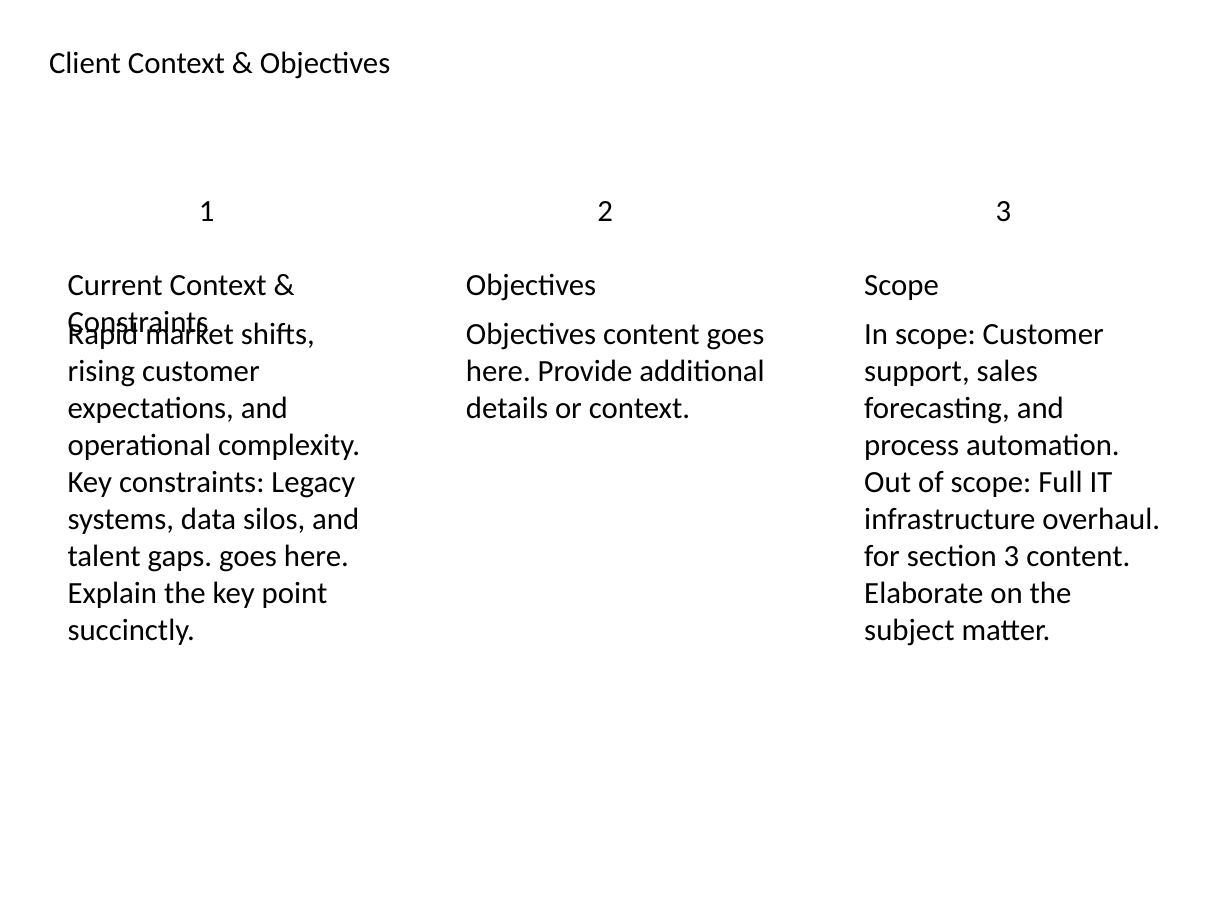
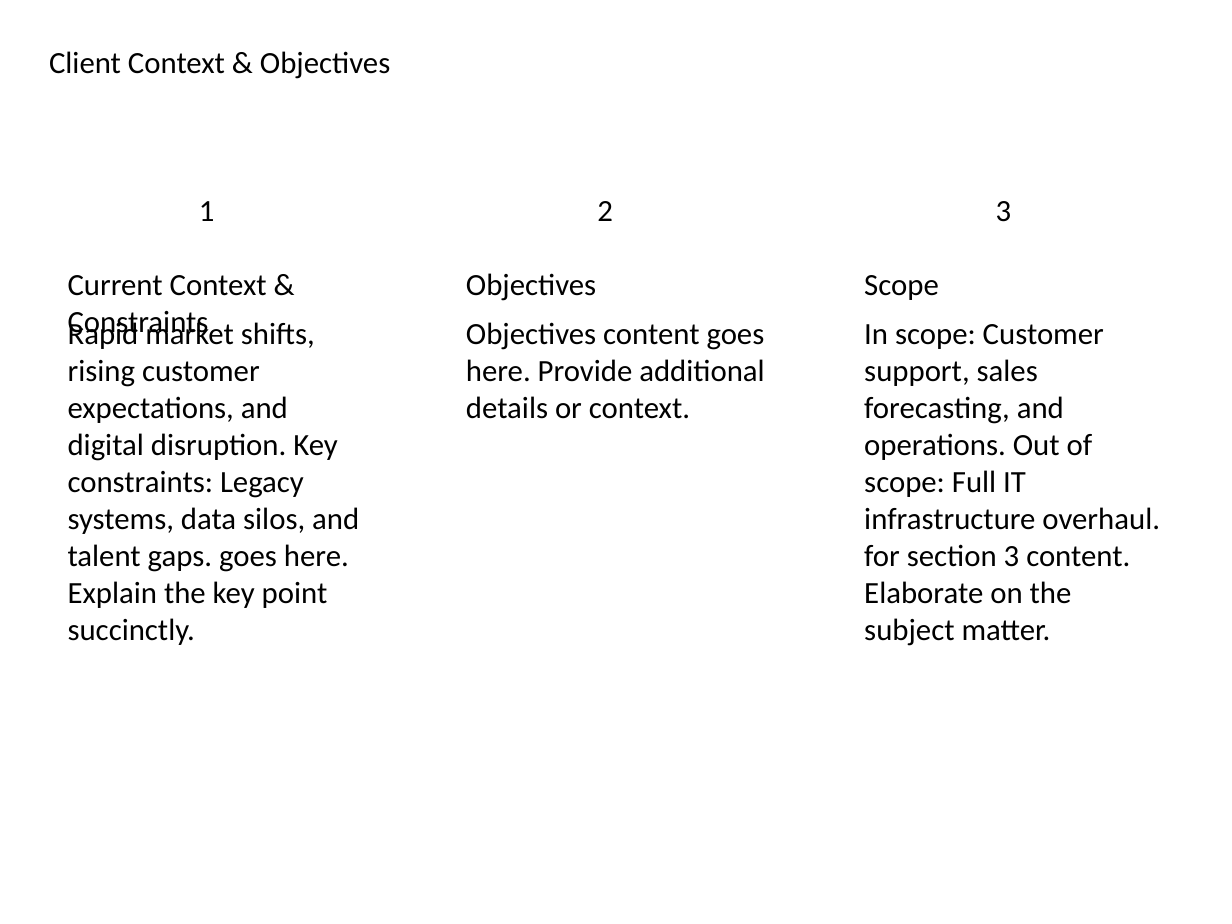
Before and after one commit to vedant1811/kenley-create-decks, a slide deck: slide 3 of src/lib/output/GeneratedPresentation.pptx. Drawn at 1232x924 pixels with LibreOffice and Linux fonts; fonts in the diff are those of the drawing. Boxes give left, top, right and bottom in pixels: in the first picture for what was removed or moved away, otherwise in the second. Text is boxed around its words. In the diff, an @@ line names an element or a change of style, - is before the commit and + after.

```diff
--- a/src/lib/output/GeneratedPresentation.pptx
+++ b/src/lib/output/GeneratedPresentation.pptx
@@ text at <box>68,319,359,645</box>: text changed @@
-Rapid market shifts, rising customer expectations, and operational complexity. Key constraints: Legacy systems, data silos, and talent gaps. goes here. Explain the key point succinctly.
+Rapid market shifts, rising customer expectations, and digital disruption. Key constraints: Legacy systems, data silos, and talent gaps. goes here. Explain the key point succinctly.
@@ text at <box>864,324,1160,646</box>: text changed @@
-In scope: Customer support, sales forecasting, and process automation. Out of scope: Full IT infrastructure overhaul. for section 3 content. Elaborate on the subject matter.
+In scope: Customer support, sales forecasting, and operations. Out of scope: Full IT infrastructure overhaul. for section 3 content. Elaborate on the subject matter.
```
Also in this commit, not shown: 7 other slides changed, 1 slide added, 1 slide removed, 5 other files.
